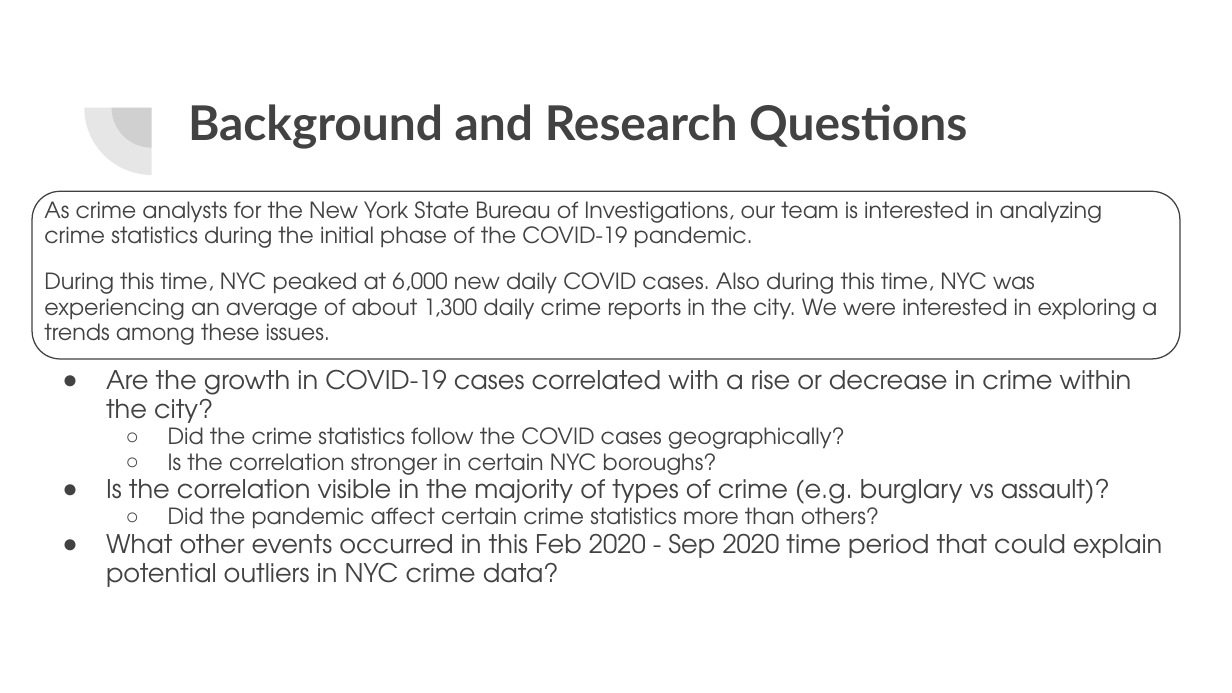
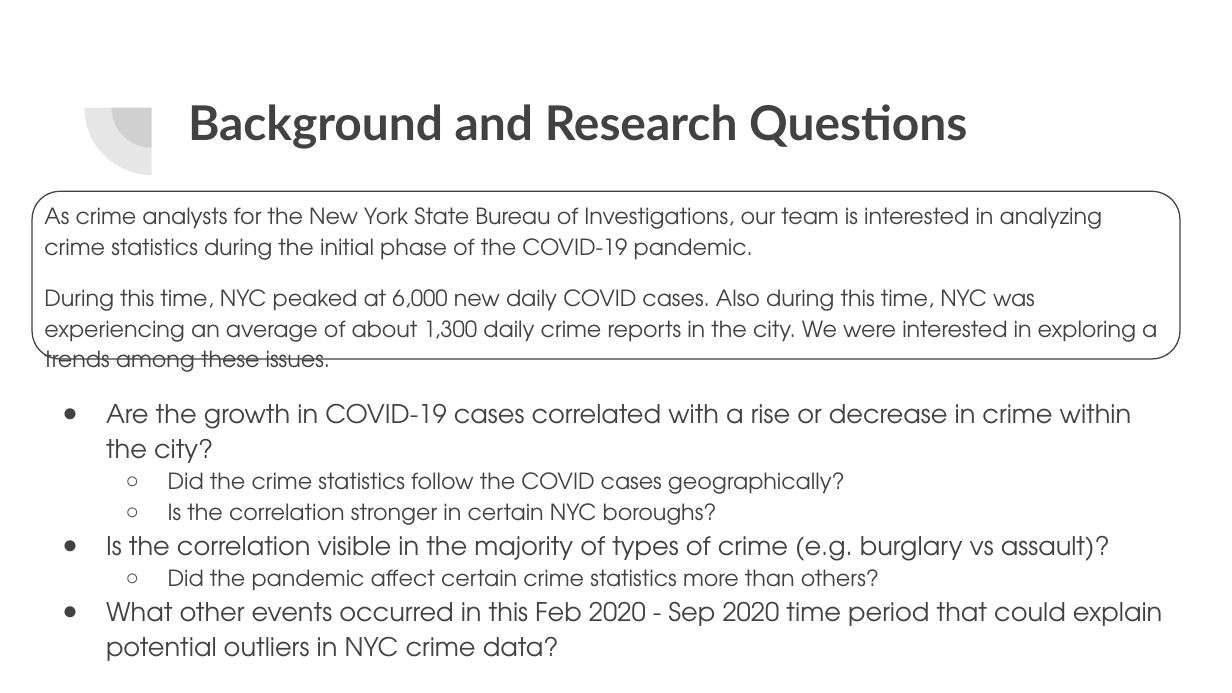
Before and after one commit to canamasc/Covid-Trends-VS-ATL-Crime, a slide deck: slide 2 of Crime Trends vs. Covid Trends.pptx. Drawn at 1232x693 pixels with LibreOffice and Linux fonts; fonts in the diff are those of the drawing. Boxes give left, top, right and bottom in pixels: in the first picture for what was removed or moved away, otherwise in the second. Text is boxed around its words. In the diff, an @@ line names an element or a change of style, - is before the commit and + after.

```diff
--- a/Crime Trends vs. Covid Trends.pptx
+++ b/Crime Trends vs. Covid Trends.pptx
@@ text "As crime analysts for the ..." at [44, 207, 1162, 626]: line spacing 0.95 to 1.15 @@
```
Also in this commit, not shown: 4 other slides changed.
